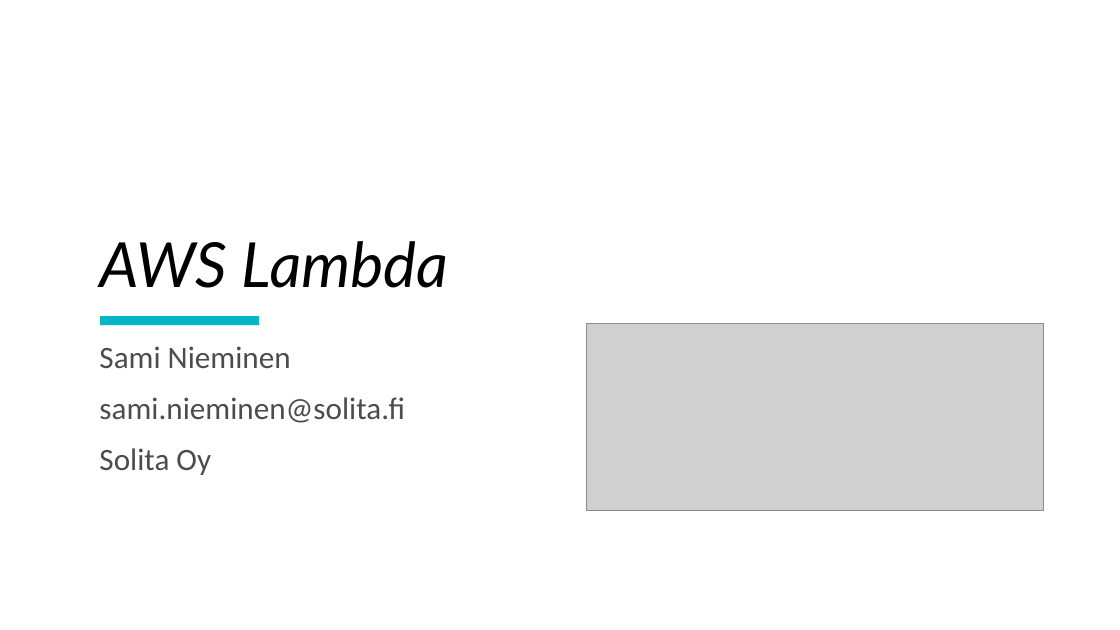
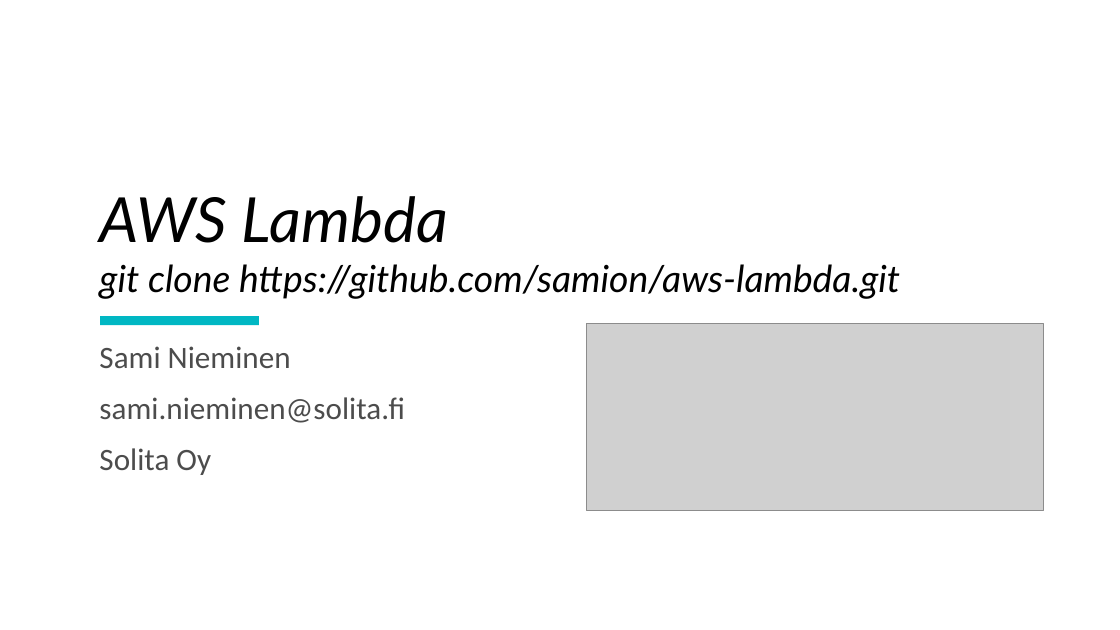
Before and after one commit to samion/aws-lambda, a slide deck: slide 2 of AWS-Lambda.pptx. Drawn at 1120x630 pixels with LibreOffice and Linux fonts; fonts in the diff are those of the drawing; grey boxes stand for pictures; background and template pictures are left out. Boxes give left, top, right and bottom in pixels: in the first picture for what was removed or moved away, otherwise in the second. Text is boxed around its words. In the diff, an @@ line names an element or a change of style, - is before the commit and + after.

```diff
--- a/AWS-Lambda.pptx
+++ b/AWS-Lambda.pptx
@@ title at [99,196,900,299]: text changed; size 40 to 24 pt @@
-AWS Lambda
+AWS Lambda
+git clone https://github.com/samion/aws-lambda.git
```
Also in this commit, not shown: 6 other slides changed, 6 slides added.
